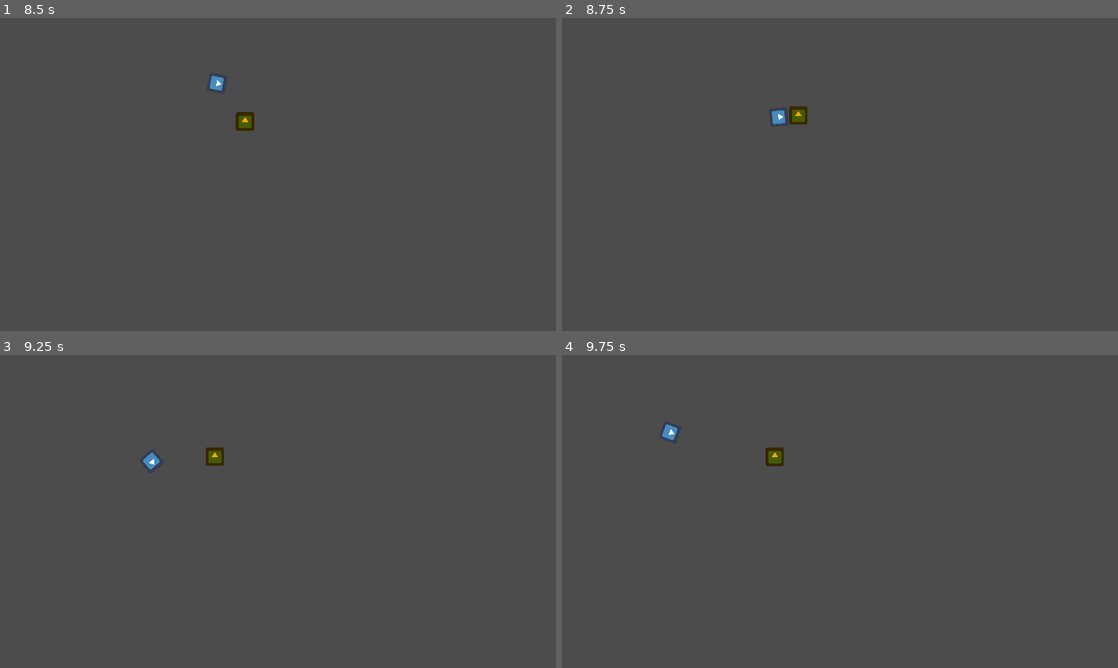
Above: before the commit, frames 1-4 (two rows, left to right).
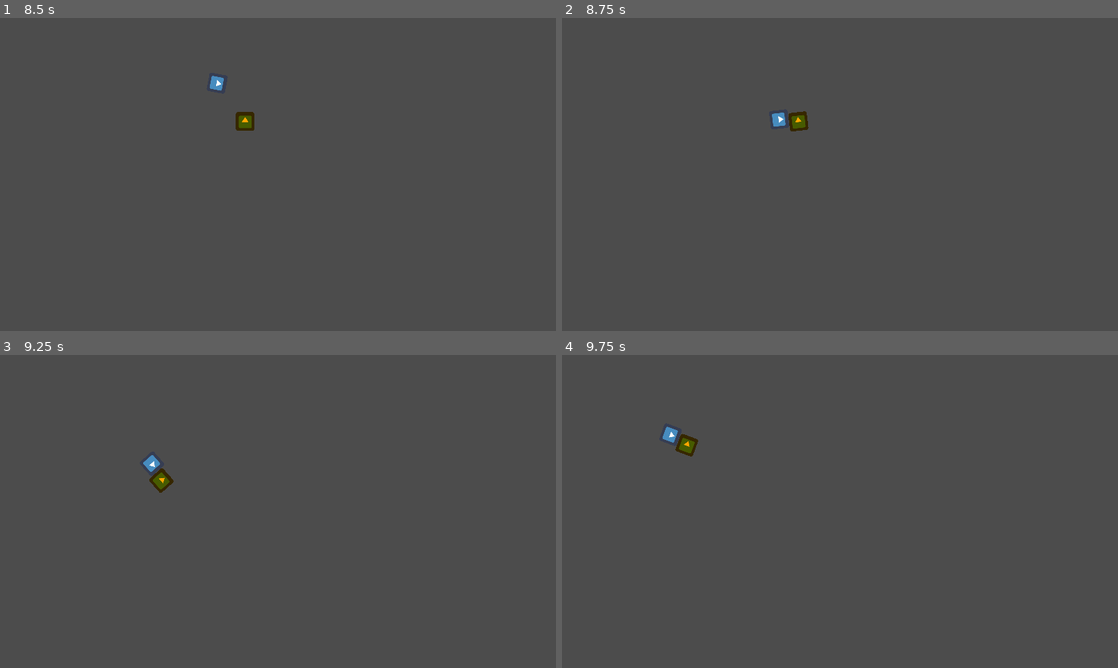
Above: after the commit, the same moments.

Repository: moisesjbc/ludum-dare-53
Game: Godot game, scene res://gameplay/main/main.tscn
Two runs of this game, one before a commit and one after it. Both use one fixed random seed, a clock stepped at 60 frames per second and the inputs below. The engine's default icon, where the game draws it, is replaced by a stand-in: a white triangle on a blue panel in a dark square.
Inputs (mouse positions are in pixels of both pictures, inside the frame that each line leads up to):
- Up to frame 1 (8.5 s): tap Enter at 0.5 s; move the mouse to (400, 158) at 0.52 s; hold Right (ui_right) 0.53-1.28 s; move the mouse to (166, 190) at 1.27 s; hold Down (ui_down) 1.28-2.03 s; move the mouse to (333, 105) at 2.02 s; hold Right (ui_right) 2.03-2.78 s; move the mouse to (250, 237) at 2.77 s; hold Up (ui_up) 2.78-3.53 s; move the mouse to (444, 221) at 3.52 s; hold Left (ui_left) 3.53-5.03 s; move the mouse to (111, 127) at 4.27 s; move the mouse to (305, 174) at 5.02 s; hold Down (ui_down) 5.03-5.78 s; move the mouse to (194, 96) at 5.77 s; hold Right (ui_right) 5.78-6.53 s; move the mouse to (400, 158) at 6.52 s; hold Up (ui_up) 6.53-7.28 s; move the mouse to (166, 190) at 7.27 s; hold Right (ui_right) 7.28-8.03 s; move the mouse to (333, 105) at 8.02 s; hold Down (ui_down) from 8.03 s (still down)
- Up to frame 2 (8.75 s): keep holding Down (ui_down)
- Up to frame 3 (9.25 s): move the mouse to (250, 574) at 8.77 s; release Down (ui_down) at 8.78 s; hold Left (ui_left) from 8.78 s (still down)
- Up to frame 4 (9.75 s): move the mouse to (1006, 558) at 9.52 s; release Left (ui_left) at 9.53 s; hold Up (ui_up) from 9.53 s (still down)

Frame 1 is identical in both runs. In frame 2, 0.2% of the frame differs, in the area x 37-45%, y 28-37%; in frame 3, 0.4%; in frame 4, 0.5%, in the area x 18-40%, y 22-36%.

Commit message:
Add box atachment

Diff:
--- a/godot-project/gameplay/box/box.gd
+++ b/godot-project/gameplay/box/box.gd
@@ -21,4 +21,11 @@
 	for near_magnet in near_magnets:
 		velocity += (near_magnet.global_position - global_position).normalized() * (near_magnet.radius() - global_position.distance_to(near_magnet.global_position))
 
-	move_and_collide(velocity * delta)
+	var collision = move_and_collide(velocity * delta)
+	if collision and collision.collider.name == "player":
+		var position = global_position
+		get_parent().remove_child(self)
+		collision.collider.get_node("attachments").add_child(self)
+		set_process(false)
+		set_collision_layer_bit(0, false)
+		global_position = position
--- a/godot-project/gameplay/box/box.tscn
+++ b/godot-project/gameplay/box/box.tscn
@@ -16,3 +16,5 @@
 
 [node name="collision_shape" type="CollisionShape2D" parent="."]
 shape = SubResource( 1 )
+
+[node name="attachments" type="Node2D" parent="."]
--- a/godot-project/gameplay/player/player.tscn
+++ b/godot-project/gameplay/player/player.tscn
@@ -19,3 +19,5 @@
 shape = SubResource( 1 )
 
 [node name="magnet" parent="." instance=ExtResource( 3 )]
+
+[node name="attachments" type="Node2D" parent="."]
